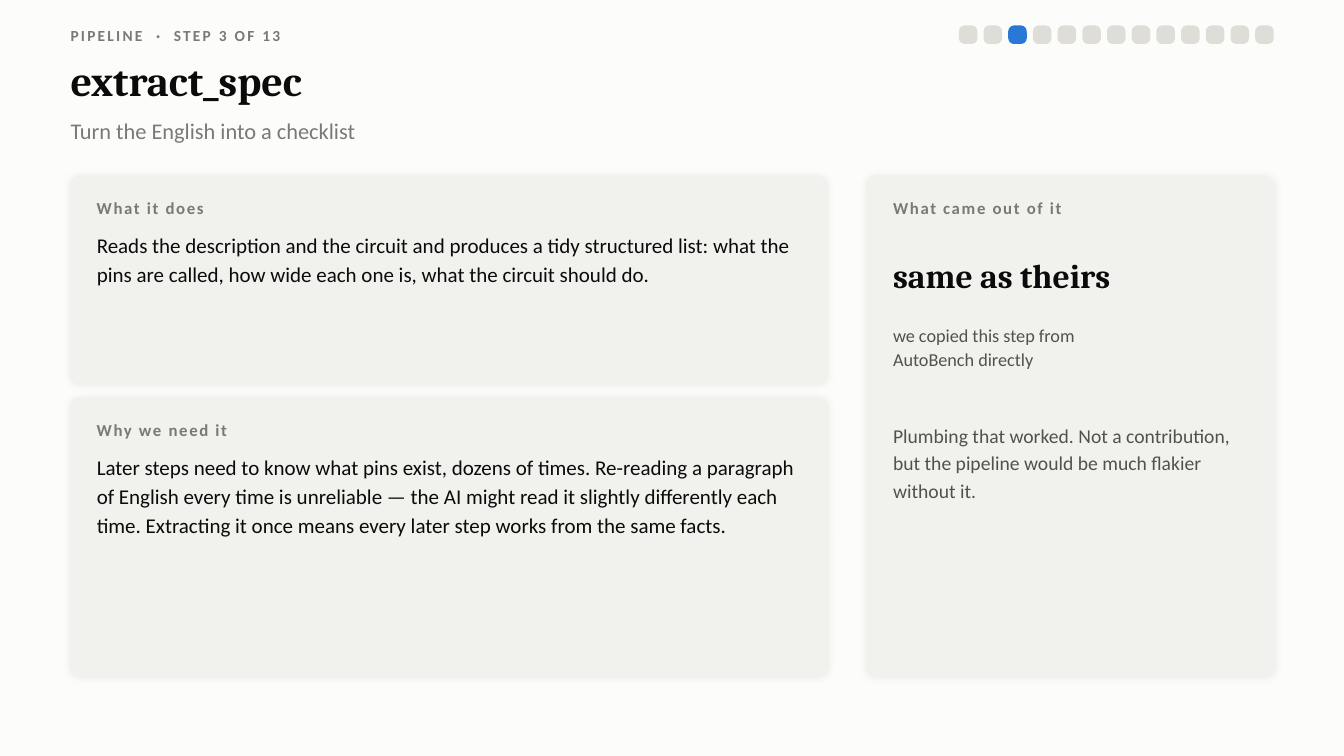
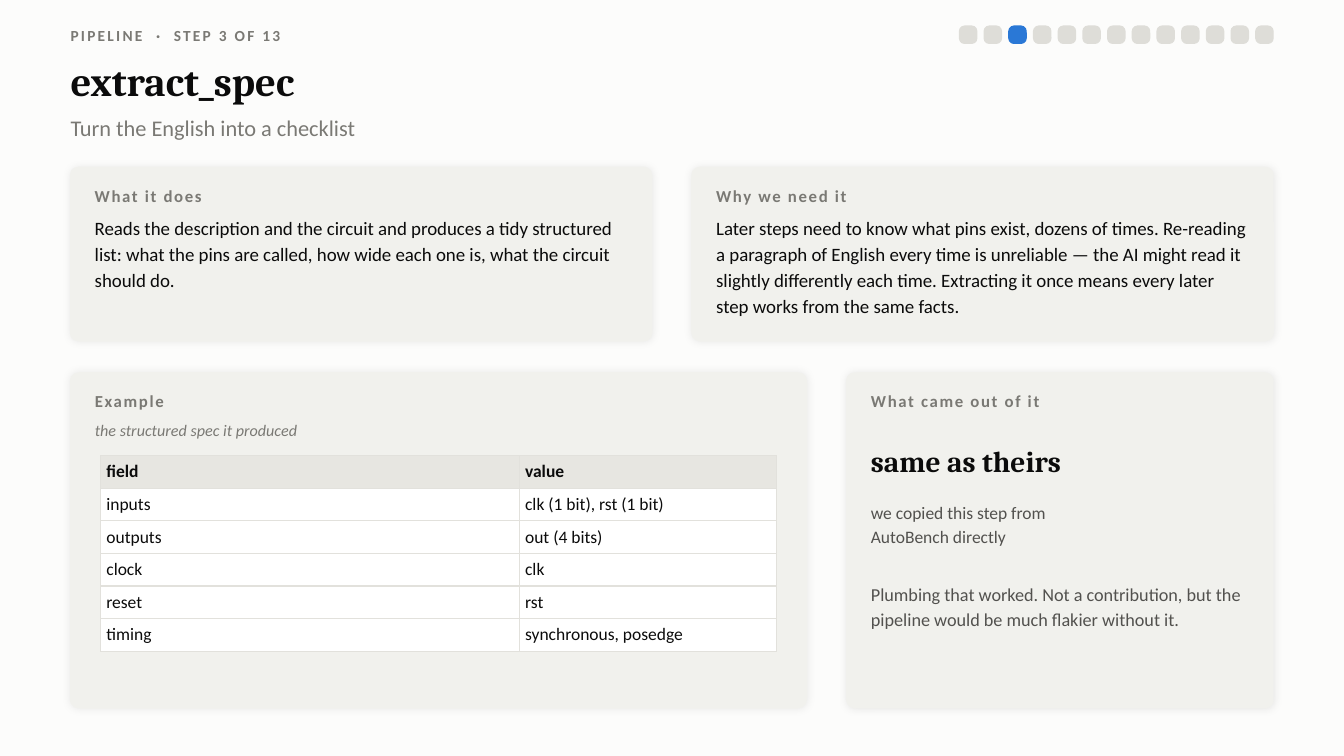
Before and after one commit to Sawaiz-zip/agentic-verilog-testbench, a slide deck: slide 9 of docs/presentation.pptx. Drawn at 1344x756 pixels with LibreOffice and Linux fonts; fonts in the diff are those of the drawing. Boxes give left, top, right and bottom in pixels: in the first picture for what was removed or moved away, otherwise in the second. Text is boxed around its words. In the diff, an @@ line names an element or a change of style, - is before the commit and + after.

```diff
--- a/docs/presentation.pptx
+++ b/docs/presentation.pptx
@@ text "extract_spec" at [71,72,295,105]: size 30 to 29 pt @@
@@ rounded rectangle: place and size @@
-rounded rectangle at [71,176,827,383]
+rounded rectangle at [71,167,651,341]
@@ rounded rectangle added at [693,167,1273,341], fill #F1F1ED, outline #F1F1ED 1 pt @@
@@ text "What it does": place and size @@
-text "What it does" at [97,202,204,214]
+text "What it does" at [95,190,202,202]
@@ text "Why we need it": place and size @@
-text "Why we need it" at [97,424,227,439]
+text "Why we need it" at [716,190,847,205]
@@ text "Reads the description and the ...": place and size @@
-text "Reads the description and the ..." at [97,238,789,286]
+text "Reads the description and the ..." at [95,222,612,287]
@@ text "Reads the description and the ..." at [95,222,612,287]: size 15 to 13.5 pt; line spacing 1.16 to 1.14 @@
@@ text "Later steps need to know ..." at [716,222,1246,316]: size 15 to 13.5 pt; line spacing 1.16 to 1.14 @@
@@ text "Later steps need to know ...": place and size @@
-text "Later steps need to know ..." at [97,460,794,537]
+text "Later steps need to know ..." at [716,222,1246,316]
@@ rounded rectangle: place and size @@
-rounded rectangle at [71,398,827,676]
+rounded rectangle at [71,373,807,708]
@@ proportions changed in 3 elements at [71,167,651,341], [71,373,807,708], [847,373,1273,708] @@
@@ rounded rectangle: place and size @@
-rounded rectangle at [867,176,1273,676]
+rounded rectangle at [847,373,1273,708]
@@ text "What came out of it": place and size @@
-text "What came out of it" at [893,202,1062,214]
+text "What came out of it" at [871,395,1040,407]
@@ text added at [95,395,164,410], 12 pt, text #7A7974, bold @@
+Example
@@ text added at [95,425,297,439], 11.5 pt, text #7A7974, italic @@
+the structured spec it produced
@@ text "same as theirs": place and size @@
-text "same as theirs" at [893,264,1110,289]
+text "same as theirs" at [871,451,1061,473]
@@ text "same as theirs" at [871,451,1061,473]: size 24 to 21 pt @@
@@ table added at [101,456,776,647], 6 rows, 2 columns @@
+field | value
+inputs | clk (1 bit), rst (1 bit)
+outputs | out (4 bits)
+clock | clk
+reset | rst
+timing | synchronous, posedge
@@ text "we copied this step from": place and size @@
-text "we copied this step from" at [893,329,1075,369]
+text "we copied this step from" at [871,507,1045,546]
@@ text "we copied this step from" at [871,507,1045,546]: size 13 to 12.5 pt @@
@@ text "Plumbing that worked. Not a ...": place and size @@
-text "Plumbing that worked. Not a ..." at [893,429,1230,498]
+text "Plumbing that worked. Not a ..." at [871,588,1241,629]
@@ text "Plumbing that worked. Not a ..." at [871,588,1241,629]: size 14 to 13 pt @@
```
Also in this commit, not shown: 12 other slides changed, 1 other file.
